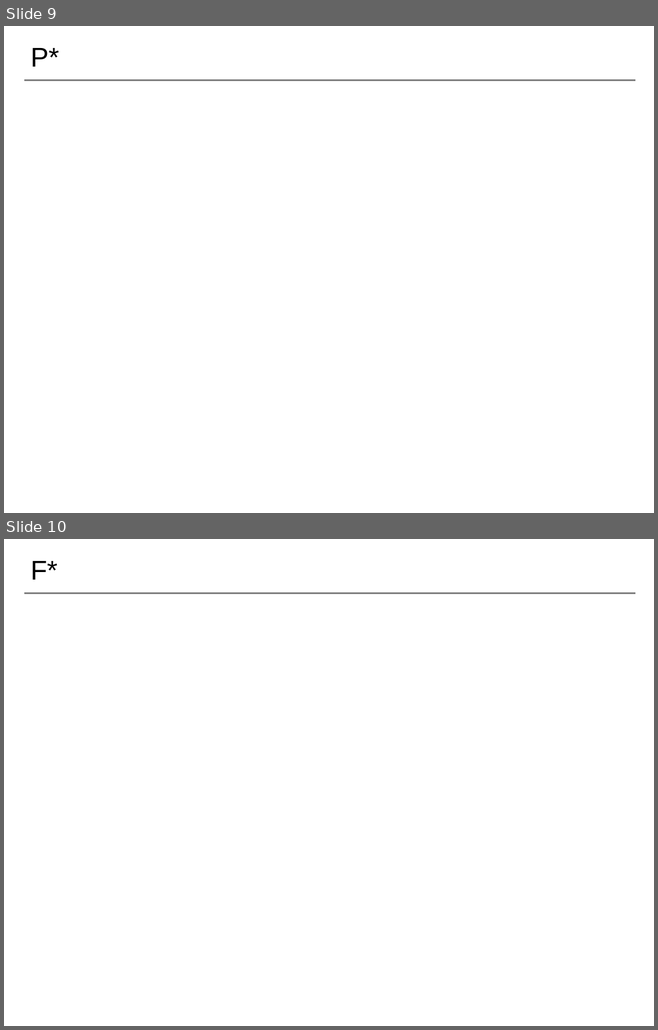
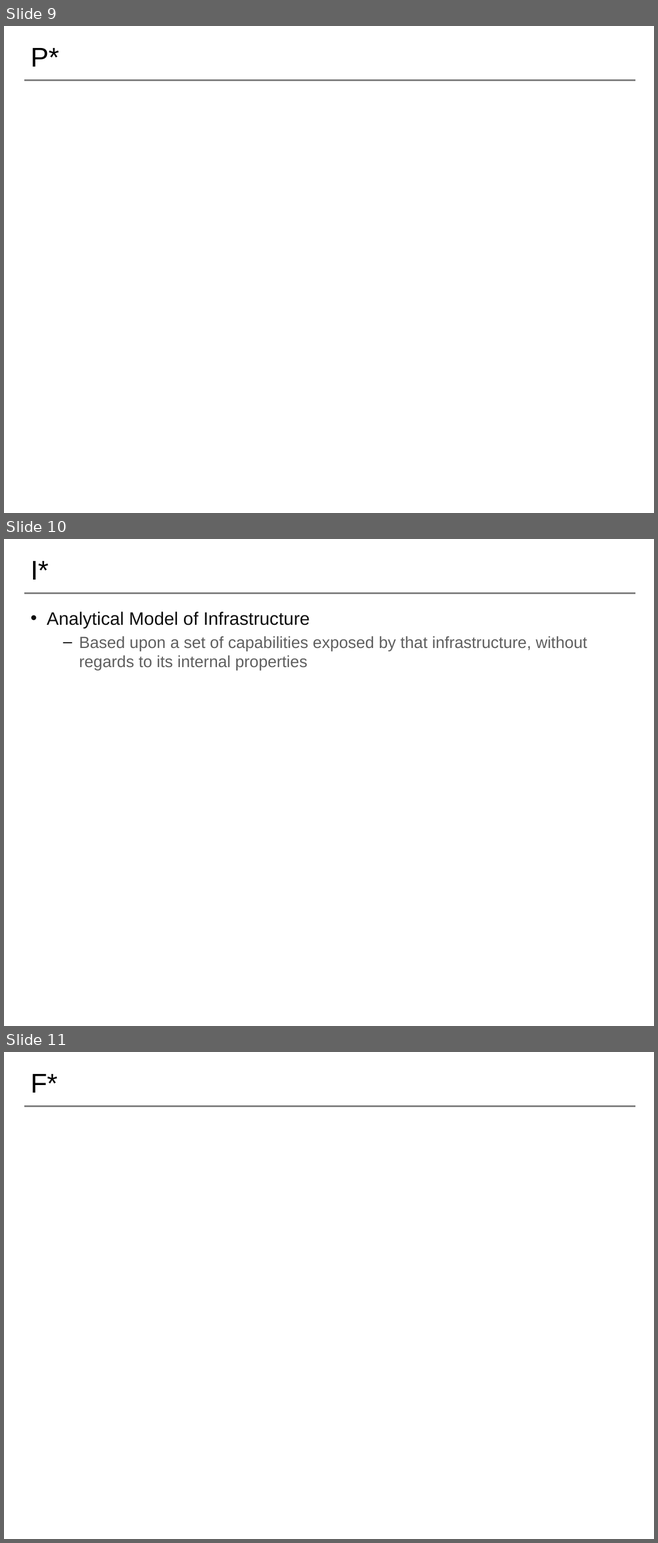
Before and after one commit to saga-project/NGMW, a slide deck: presentations/radical-modsim.pptx. Shown one above the other, each under a label of ours: slides 9 and 10 before the commit, slides 9, 10 and 11 after it. The pictures are 658x1030 and 658x1543 pixels, drawn with LibreOffice and Linux fonts; fonts in the diff are those of the drawing; background and template pictures are left out. Boxes give left, top, right and bottom in pixels: in the first picture for what was removed or moved away, otherwise in the second. Text is boxed around its words. In the diff, an @@ line names an element or a change of style, - is before the commit and + after.

```diff
--- a/presentations/radical-modsim.pptx
+++ b/presentations/radical-modsim.pptx
@@ slide 10 added at [4,539,654,1026], background #FFFFFF; not listed: 1 template element that a slide beside it also shows @@
@@ title added at [31,561,49,580], 30 pt, text #000000 @@
+I*
@@ text added at [47,611,587,670], 18 pt, text #5F5F5F @@
+• Analytical Model of Infrastructure
+  – Based upon a set of capabilities exposed by that infrastructure, without regards to its internal properties
@@ what was slide 10 is now slide 11 @@
```
Also in this commit, not shown: 1 slide changed, 1 other file.
